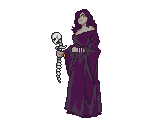
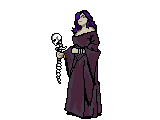
The second 160 x 120 image is a revision of the first. Changes to its layers:
painted on "Selective Color 1" over [left=51, top=9, right=102, bottom=119]
